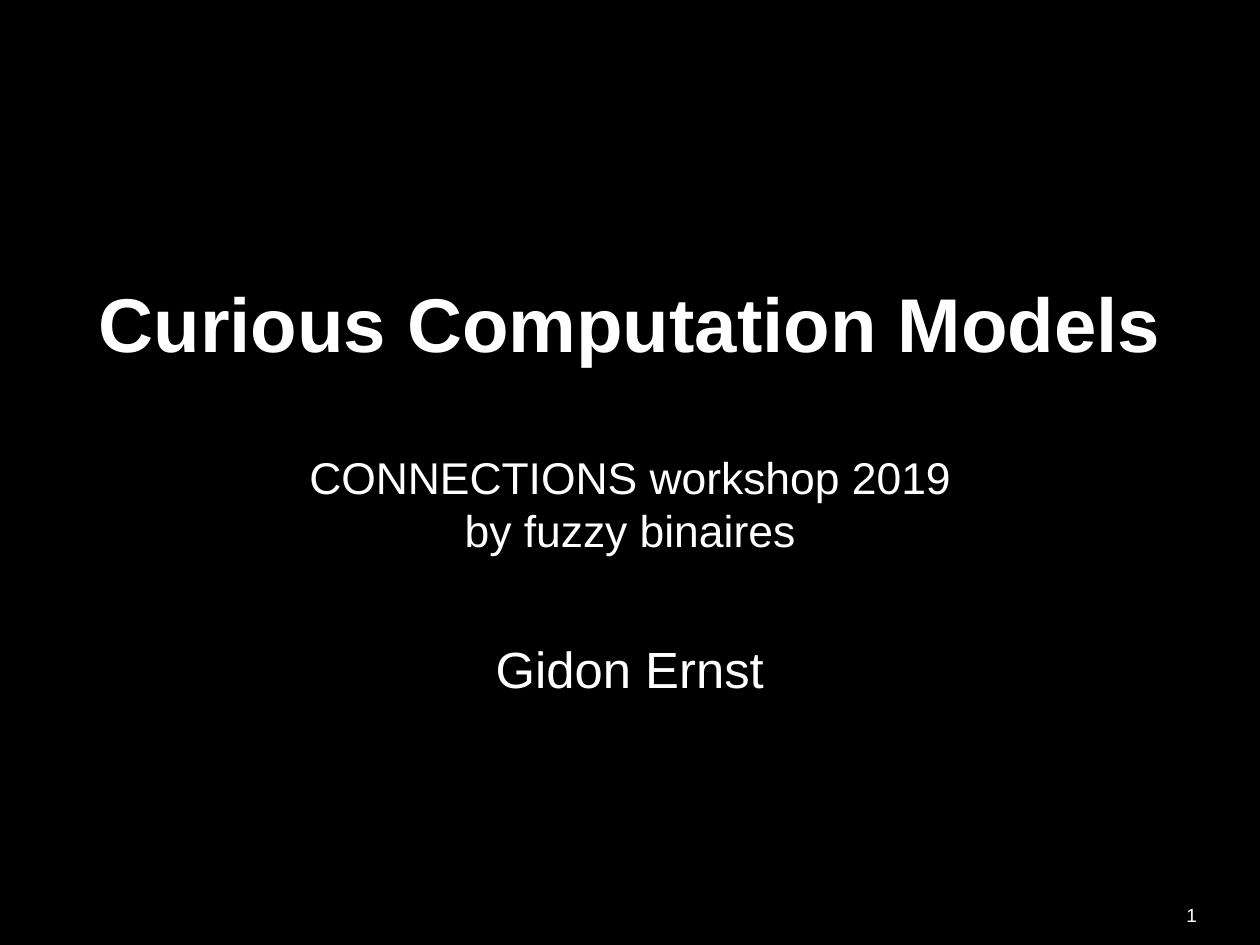
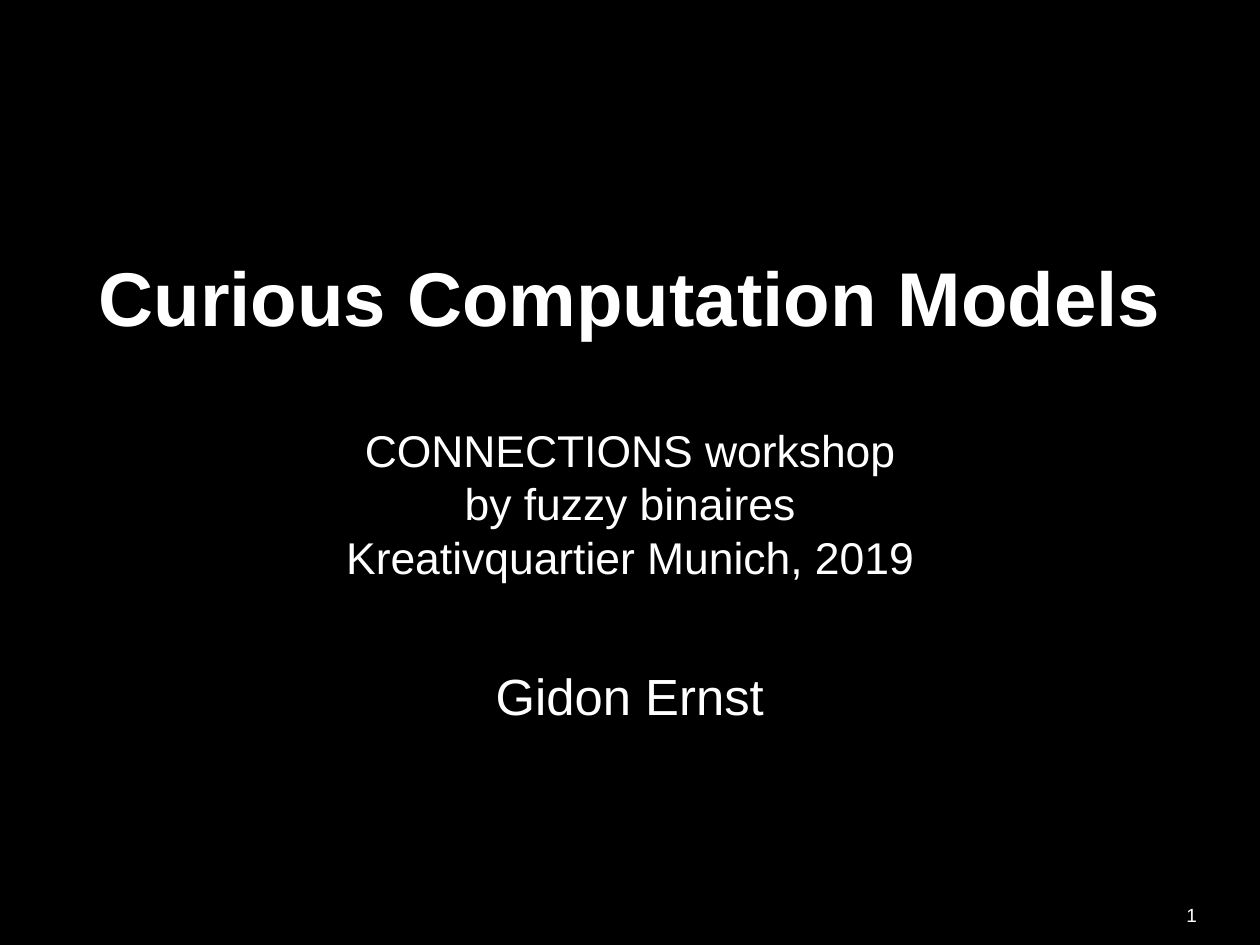
Before and after one commit to gernst/connections, a slide deck: slide 1 of computation.odp. Drawn at 1260x945 pixels with LibreOffice and Linux fonts; fonts in the diff are those of the drawing. Boxes give left, top, right and bottom in pixels: in the first picture for what was removed or moved away, otherwise in the second. Text is boxed around its words. In the diff, an @@ line names an element or a change of style, - is before the commit and + after.

```diff
--- a/computation.odp
+++ b/computation.odp
@@ subtitle at box(365, 434, 895, 476): text changed @@
-CONNECTIONS workshop 2019
+CONNECTIONS workshop
@@ subtitle at box(346, 541, 914, 583): paragraph added @@
+Kreativquartier Munich, 2019
```
Also in this commit, not shown: 2 other slides changed, 2 slides added, 1 other file.
